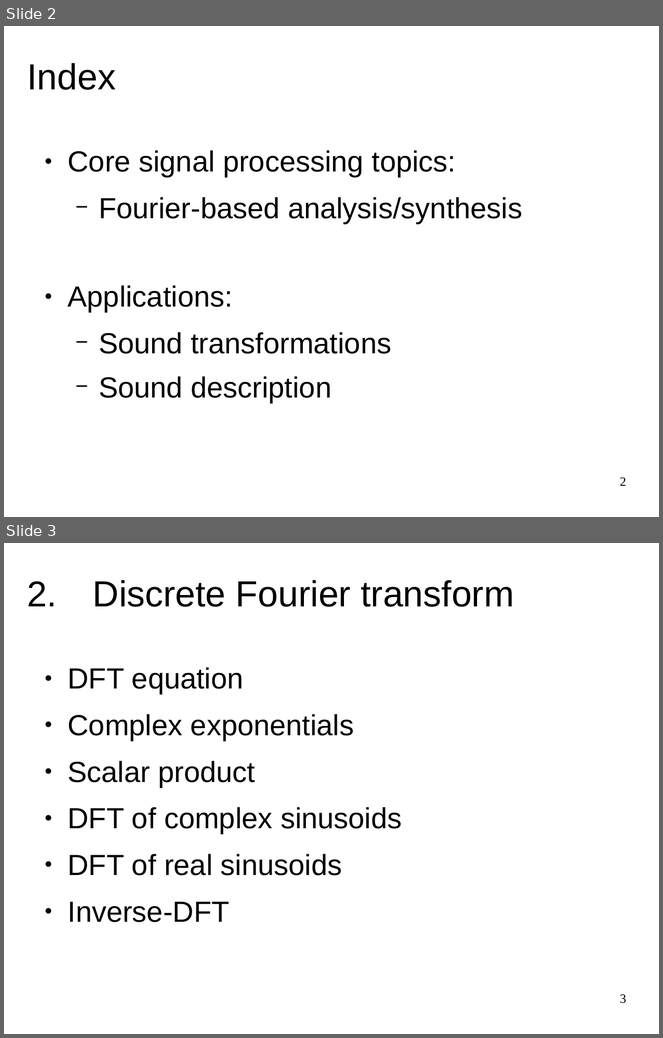
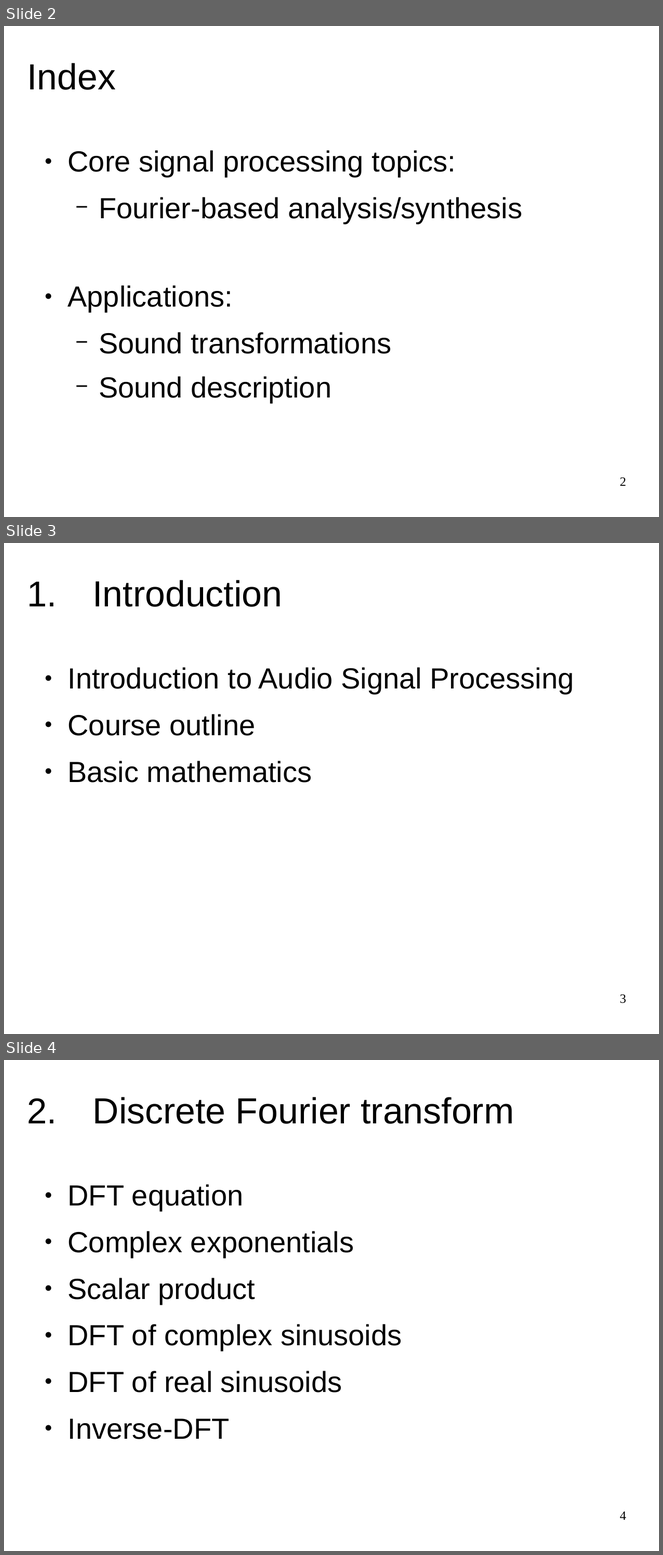
Before and after one commit to MTG/sms-tools, a slide deck: lectures/1-Introduction/Course-outline.odp. Shown one above the other, each under a label of ours: slides 2 and 3 before the commit, slides 2, 3 and 4 after it. The pictures are 663x1038 and 663x1555 pixels, drawn with LibreOffice and Linux fonts; fonts in the diff are those of the drawing. Boxes give left, top, right and bottom in pixels: in the first picture for what was removed or moved away, otherwise in the second. Text is boxed around its words. In the diff, an @@ line names an element or a change of style, - is before the commit and + after.

```diff
--- a/lectures/1-Introduction/Course-outline.odp
+++ b/lectures/1-Introduction/Course-outline.odp
@@ slide 3 added at (4,543,659,1034), background #FFFFFF @@
@@ title added at (27,580,283,607), 39.9 pt, text #000000 @@
+1. Introduction
@@ text added at (68,667,574,783), 32 pt, text #000000 @@
+● Introduction to Audio Signal Processing
+● Course outline
+● Basic mathematics
@@ page number added at (620,994,626,1004), 14 pt, text #000000 @@
+3
@@ what was slide 3 is now slide 4 @@
@@ page number at (620,1512,626,1520): text changed @@
-3
+4
```
Also in this commit, not shown: 2 slides changed, 1 other slide added, 10 other files.
